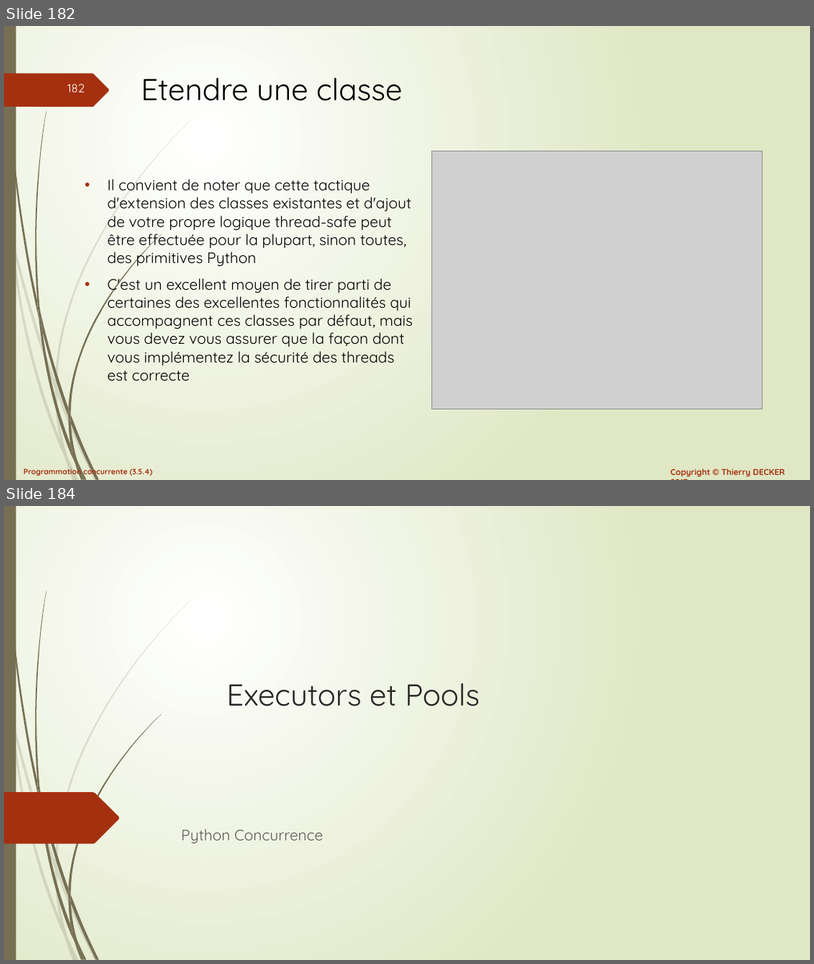
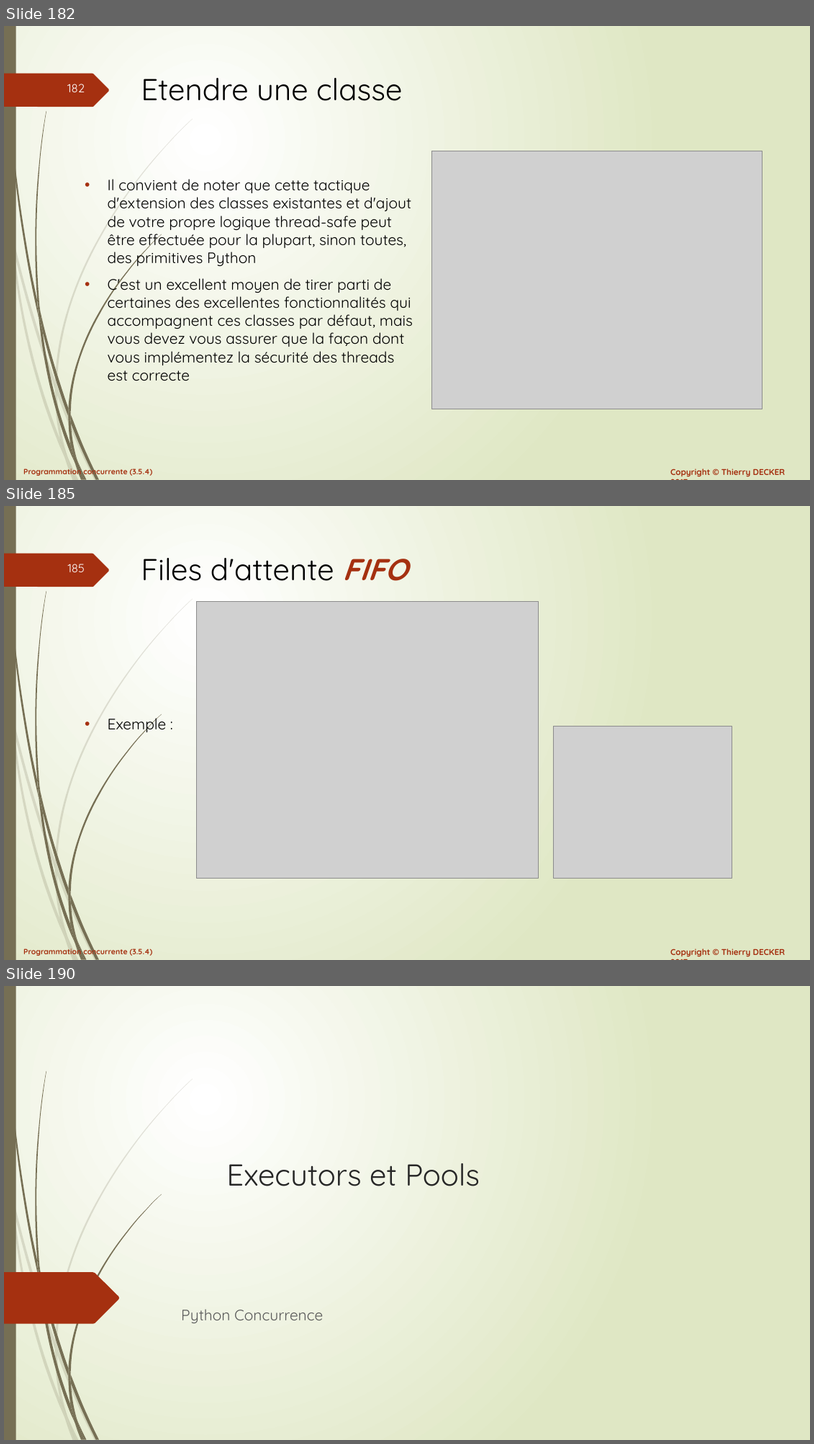
Before and after one commit to VikmanTheRacoon/learning-python, a slide deck: documentations/python-concurrency.pptx. Shown one above the other, each under a label of ours: slides 182 and 184 before the commit, slides 182, 185 and 190 after it; the slides between them are not shown. The pictures are 814x964 and 814x1444 pixels, drawn with LibreOffice and Linux fonts; fonts in the diff are those of the drawing; grey boxes stand for pictures. Boxes give left, top, right and bottom in pixels: in the first picture for what was removed or moved away, otherwise in the second. Text is boxed around its words. In the diff, an @@ line names an element or a change of style, - is before the commit and + after.

```diff
--- a/documentations/python-concurrency.pptx
+++ b/documentations/python-concurrency.pptx
@@ slide 185 added at (x1=4, y1=506, x2=810, y2=960), background gradient #FFFFFF to #DFE8C4; not listed: 27 template elements that a slide beside it also shows @@
@@ title added at (x1=141, y1=558, x2=407, y2=581), 36 pt, text #000000 @@
+Files d'attente FIFO
@@ picture added at (x1=196, y1=601, x2=538, y2=878) @@
@@ text added at (x1=108, y1=714, x2=167, y2=734), 18 pt, text #000000 @@
+• Exemple :
@@ picture added at (x1=553, y1=726, x2=733, y2=878) @@
@@ what was slide 184 is now slide 190 @@
```
Also in this commit, not shown: 1 slide changed, 5 other slides added, 1 other file.
